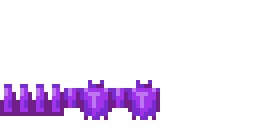
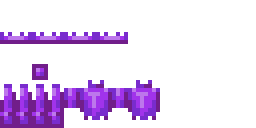
Layer changes from the first 256 × 128 image to the second:
showed "1", painted on it over [0, 32, 128, 128]
